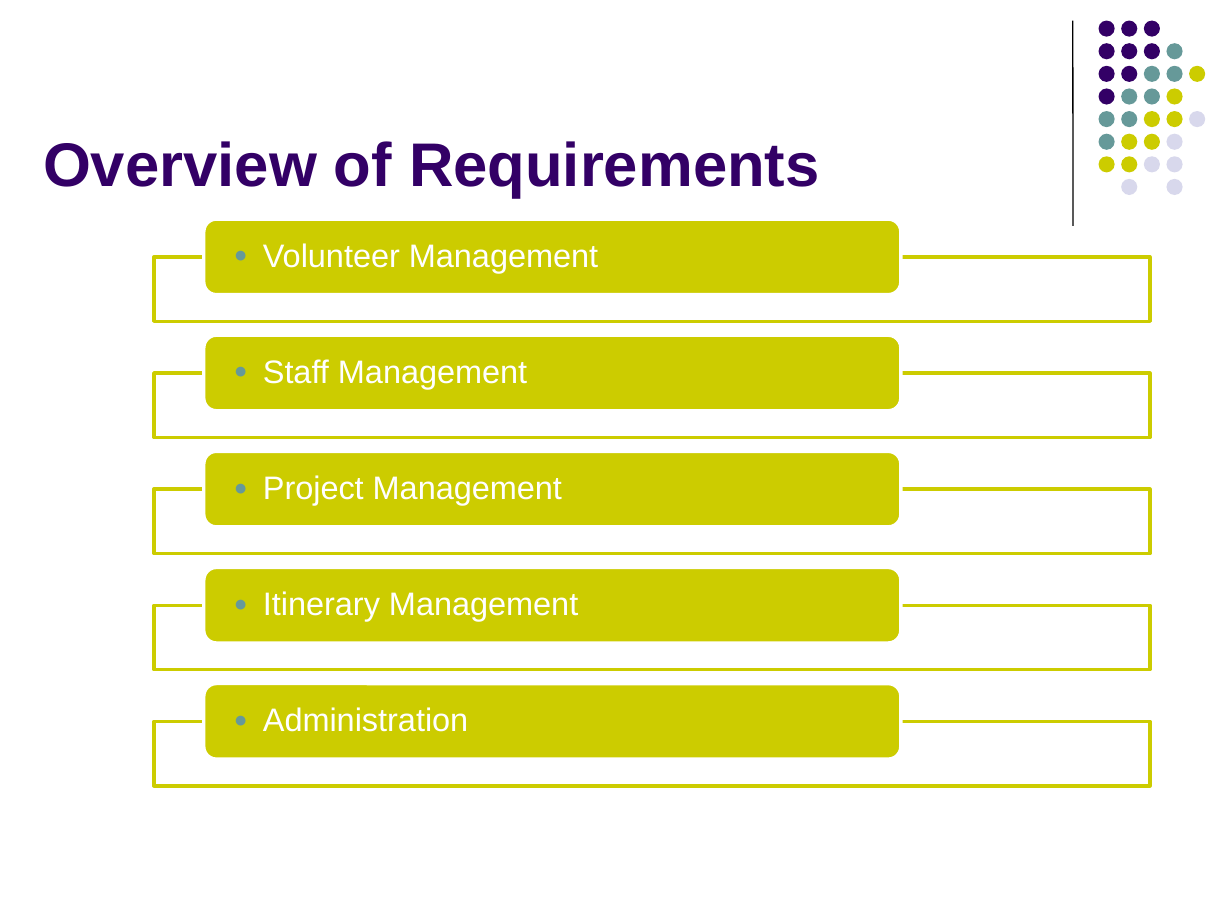
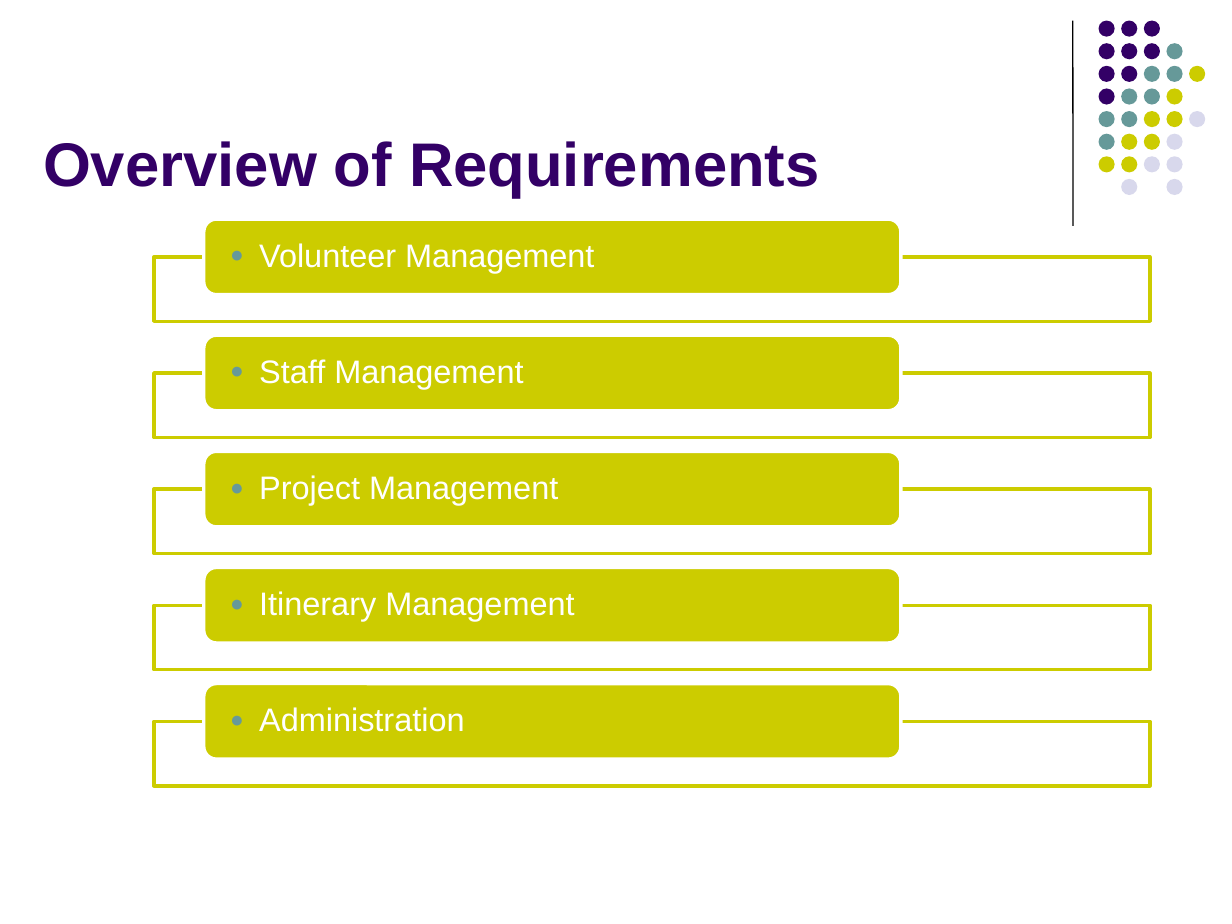
Before and after one commit to imireasa/mtech-se18-t08s, a slide deck: slide 7 of docs/W-9 Working Document/W-9.3 Presentation Slides/Phase1/vms_first_presentation_v0.1a.pptx. Drawn at 1232x924 pixels with LibreOffice and Linux fonts; fonts in the diff are those of the drawing. Boxes give left, top, right and bottom in pixels: in the first picture for what was removed or moved away, otherwise in the second. Text is boxed around its words. In the diff, an @@ line names an element or a change of style, - is before the commit and + after.

Commit message:
Updates

```diff
--- a/docs/W-9 Working Document/W-9.3 Presentation Slides/Phase1/vms_first_presentation_v0.1a.pptx
+++ b/docs/W-9 Working Document/W-9.3 Presentation Slides/Phase1/vms_first_presentation_v0.1a.pptx
@@ text "Volunteer Management": place and size @@
-text "Volunteer Management" at box(263, 243, 598, 273)
+text "Volunteer Management" at box(259, 243, 594, 273)
@@ text "Staff Management": place and size @@
-text "Staff Management" at box(263, 359, 527, 389)
+text "Staff Management" at box(259, 359, 523, 389)
@@ text "Project Management": place and size @@
-text "Project Management" at box(263, 475, 562, 505)
+text "Project Management" at box(259, 475, 558, 505)
@@ text "Itinerary Management": place and size @@
-text "Itinerary Management" at box(263, 591, 578, 621)
+text "Itinerary Management" at box(259, 591, 574, 621)
@@ text "Administration": place and size @@
-text "Administration" at box(263, 707, 468, 732)
+text "Administration" at box(259, 707, 464, 732)
```
Also in this commit, not shown: 2 other slides changed.
